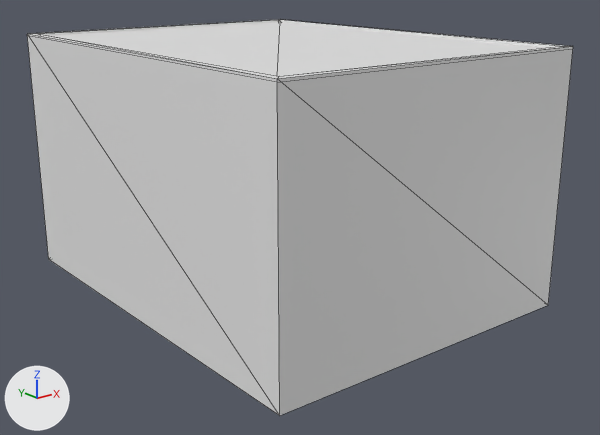
Two versions of the OBJ model Items/Models/room.obj, one commit apart.
Both versions are drawn from a 50 mm lens placed at (-35.8, -47.1, 23.2), pointed at (0.4, -1.8, 5.1). The lights are fixed; the arrows at lower left show +X, +Y and +Z. Mesh edges are drawn as thin lines. Where no turn or scale is listed for an object, it has been applied to the vertices.

Objects in the first picture: 'room'.
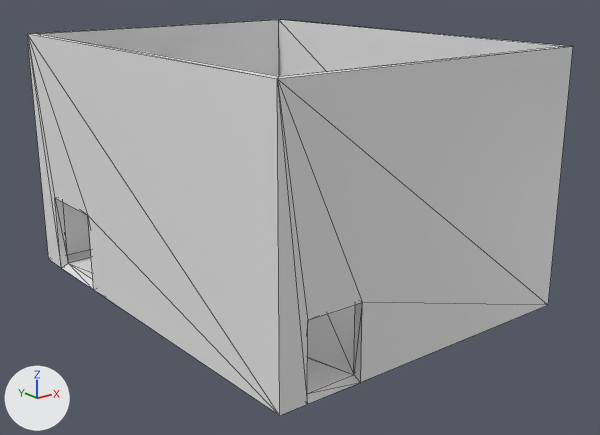
Changed parts and their boxes (x1, y1, x2, y2) in the pictures (600 x 435 px):
part 1 of me_room, deleted: before (47, 22, 545, 76)
part 2 of me_room, built on: (27, 34, 548, 416) in both

The change, as a diff of the scene's bpy script:
```diff
--- a/Items/Models/room.obj.py
+++ b/Items/Models/room.obj.py
@@ me_room @@
 # used by ob_room; location = (0.0, 0.0, 0.0)
-me_room.from_pydata(...)  # 20 vertices, 30 faces; spans x -11.9..11.9, y -15.5..15.5, z -0.3..17.8
+me_room.from_pydata(...)  # 32 vertices, 68 faces; spans x -11.9..11.9, y -15.5..15.5, z -0.3..17.8
+# me_room part 1: the loose piece of 4 vertices spanning x -11.9..11.9, y -15.5..15.5, z 17.6 is deleted
+# me_room part 2
+# 10 faces are deleted
+# 16 vertices are added at x -11.9..-6.1, y -15.5..13.0, z -0.3..5.5
+# 50 new faces join them
```
